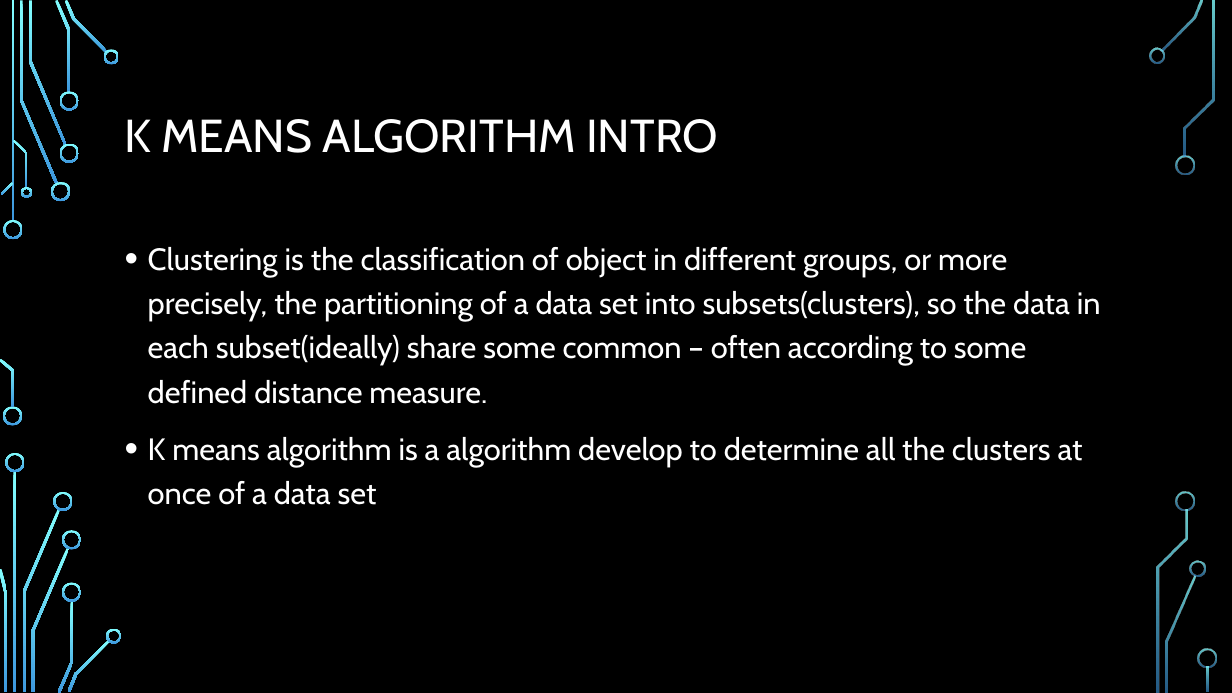
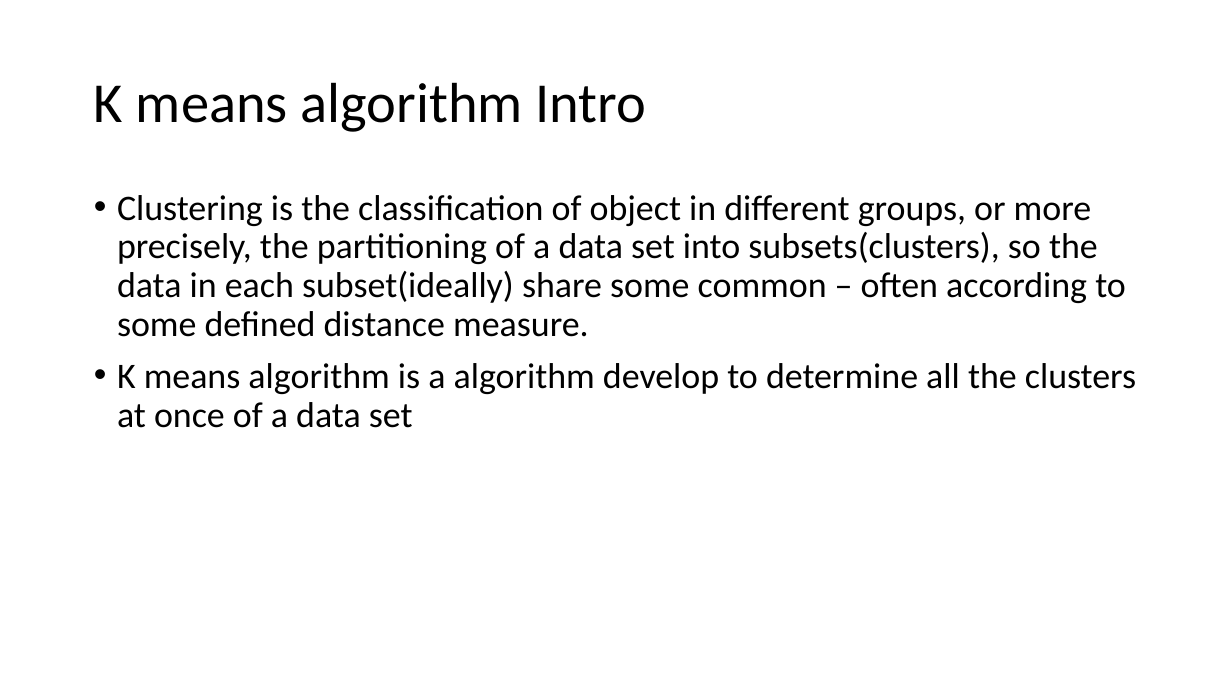
Before and after one commit to liotahuf/project_k_means, a slide deck: slide 3 of Midle presentation.pptx. Drawn at 1232x693 pixels with LibreOffice and Linux fonts; fonts in the diff are those of the drawing; background and template pictures are left out. Boxes give left, top, right and bottom in pixels: in the first picture for what was removed or moved away, otherwise in the second. Text is boxed around its words. In the diff, an @@ line names an element or a change of style, - is before the commit and + after.

```diff
--- a/Midle presentation.pptx
+++ b/Midle presentation.pptx
@@ background picture (left out) to #FFFFFF @@
@@ title at [94,82,646,132]: text changed; size 36 to 44 pt; font Cabin to Calibri; text colour #FFFFFF to #000000 @@
-K MEANS ALGORITHM INTRO
+K means algorithm Intro
@@ text "Clustering is the classification of ...": place and size @@
-text "Clustering is the classification of ..." at [148,247,1101,505]
+text "Clustering is the classification of ..." at [117,195,1136,428]
@@ text "Clustering is the classification of ..." at [117,195,1136,428]: size 24 to 28 pt, font Cabin to Calibri, text colour #FFFFFF to #000000; line spacing 1.2 to 0.9 @@
@@ group removed at [0,0,1217,693]: 33 freeform shapes, 3 rectangles @@
```
Also in this commit, not shown: 47 other slides changed, 2 other files.
